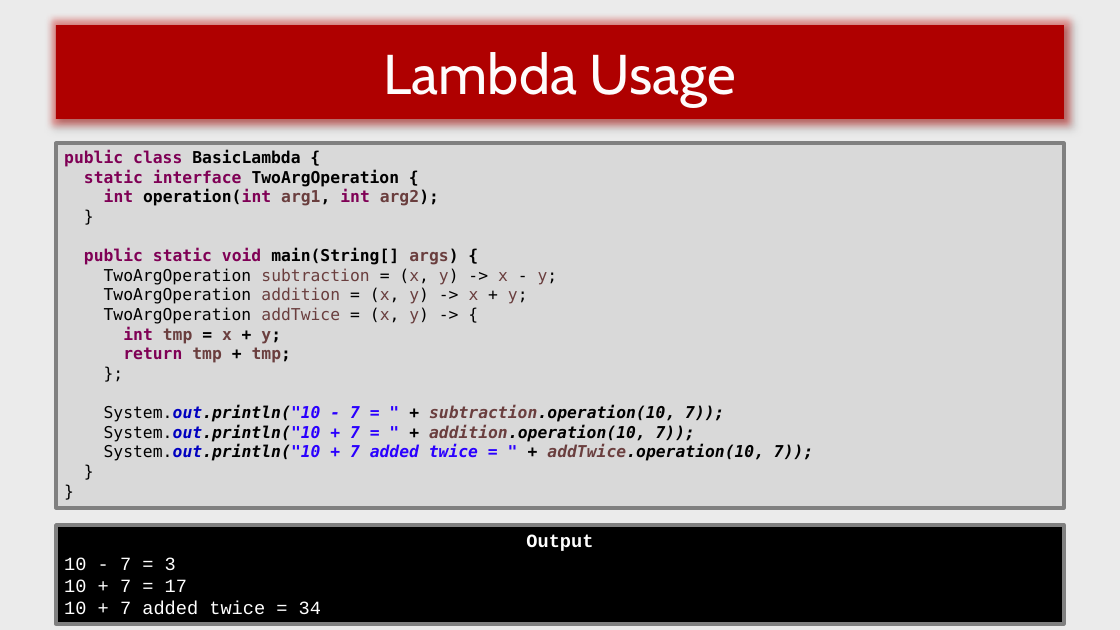
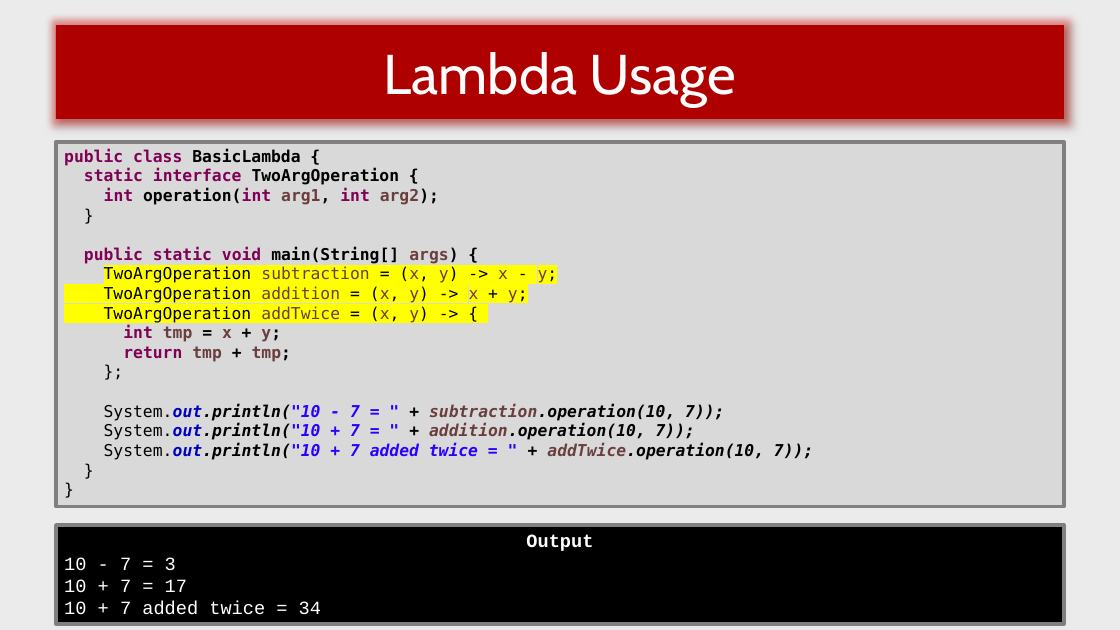
Before and after one commit to MichaelKramerGuitar/HarmonyMuse, a slide deck: slide 8 of cs622_materials/Inner Classes, Lambdas and Streams.pptx. Drawn at 1120x630 pixels with LibreOffice and Linux fonts; fonts in the diff are those of the drawing. Boxes give left, top, right and bottom in pixels: in the first picture for what was removed or moved away, otherwise in the second. Text is boxed around its words. In the diff, an @@ line names an element or a change of style, - is before the commit and + after.

```diff
--- a/cs622_materials/Inner Classes, Lambdas and Streams.pptx
+++ b/cs622_materials/Inner Classes, Lambdas and Streams.pptx
@@ text in rectangle at [104, 266, 558, 323]: highlight none to #FFFF00 in "TwoArgOperation subtraction = (x, y) -> x ...", "TwoArgOperation addition = (x, y) -> x ...", "TwoArgOperation addTwice = (x, y) -> {" @@
```
Also in this commit, not shown: 2 other slides changed, 43 other files.
